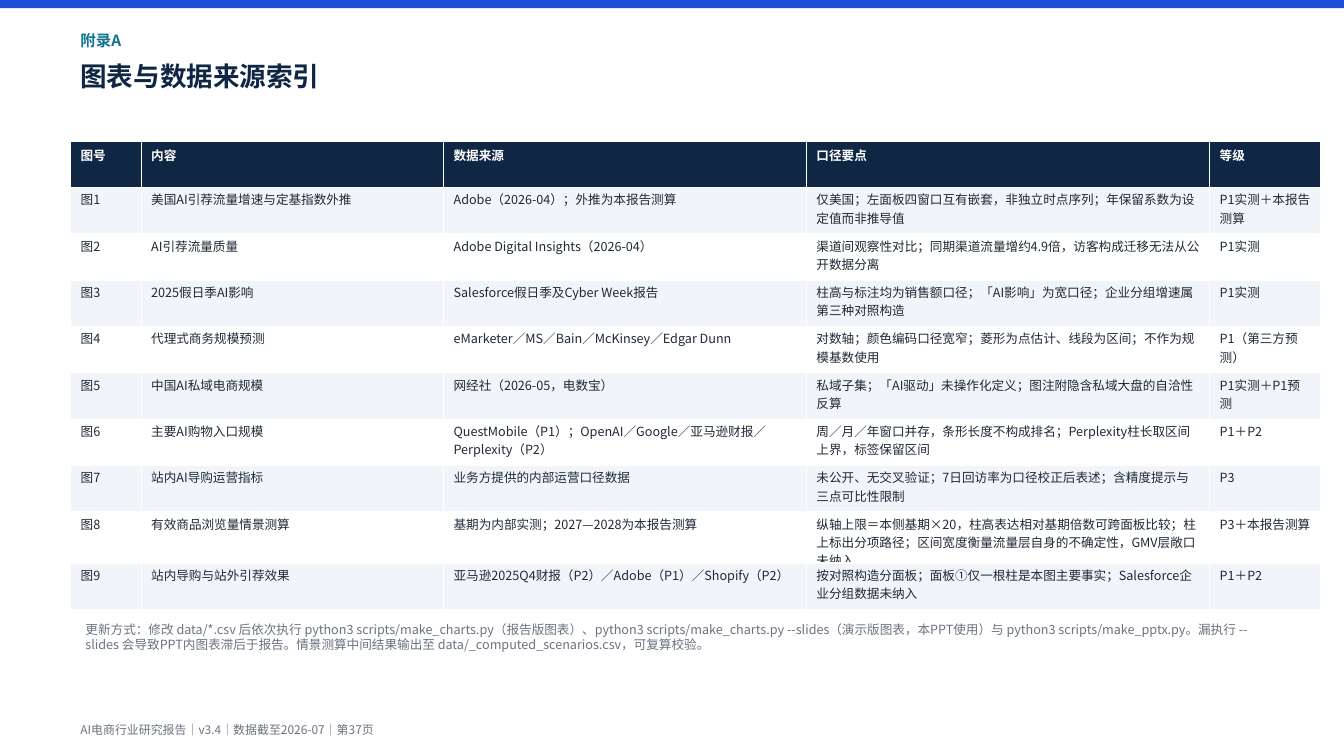
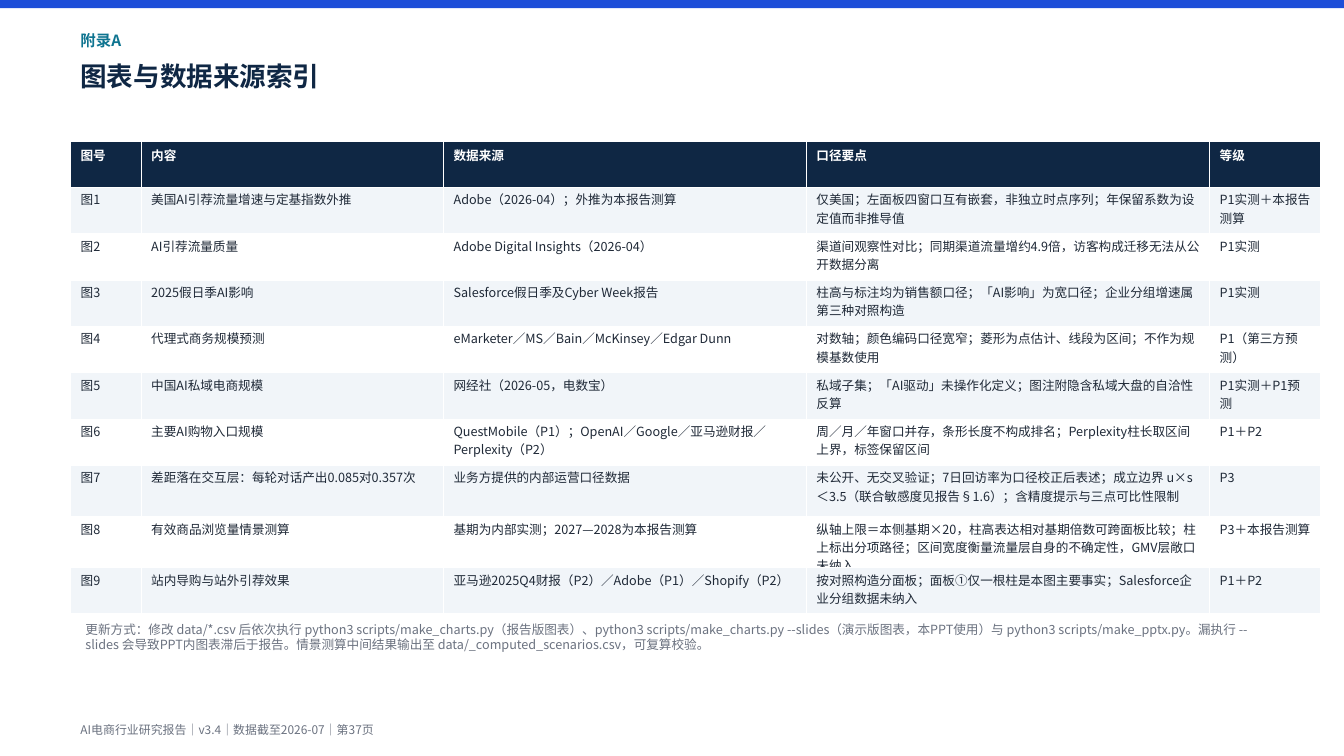
Before and after one commit to breeze2623-create/Aicommerce, a slide deck: slide 37 of report/AI电商行业研究报告.pptx. Drawn at 1344x756 pixels with LibreOffice and Linux fonts; fonts in the diff are those of the drawing. Boxes give left, top, right and bottom in pixels: in the first picture for what was removed or moved away, otherwise in the second. Text is boxed around its words. In the diff, an @@ line names an element or a change of style, - is before the commit and + after.

```diff
--- a/report/AI电商行业研究报告.pptx
+++ b/report/AI电商行业研究报告.pptx
@@ table at (71,141,1321,605) @@
-row 8, column 2: 站内AI导购运营指标
+row 8, column 2: 差距落在交互层：每轮对话产出0.085对0.357次
-row 8, column 4: 未公开、无交叉验证；7日回访率为口径校正后表述；含精度提示与三点可比性限制
+row 8, column 4: 未公开、无交叉验证；7日回访率为口径校正后表述；成立边界 u×s＜3.5（联合敏感度见报告§1.6）；含精度提示与三点可比性限制
```
Also in this commit, not shown: 9 other slides changed, 6 other files.
